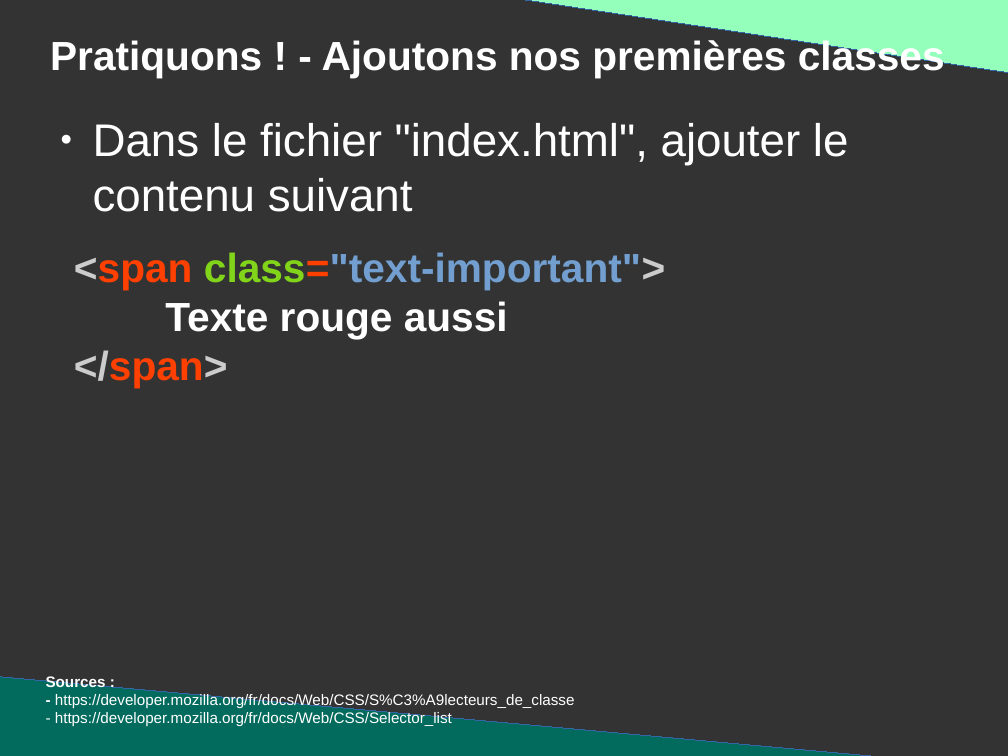
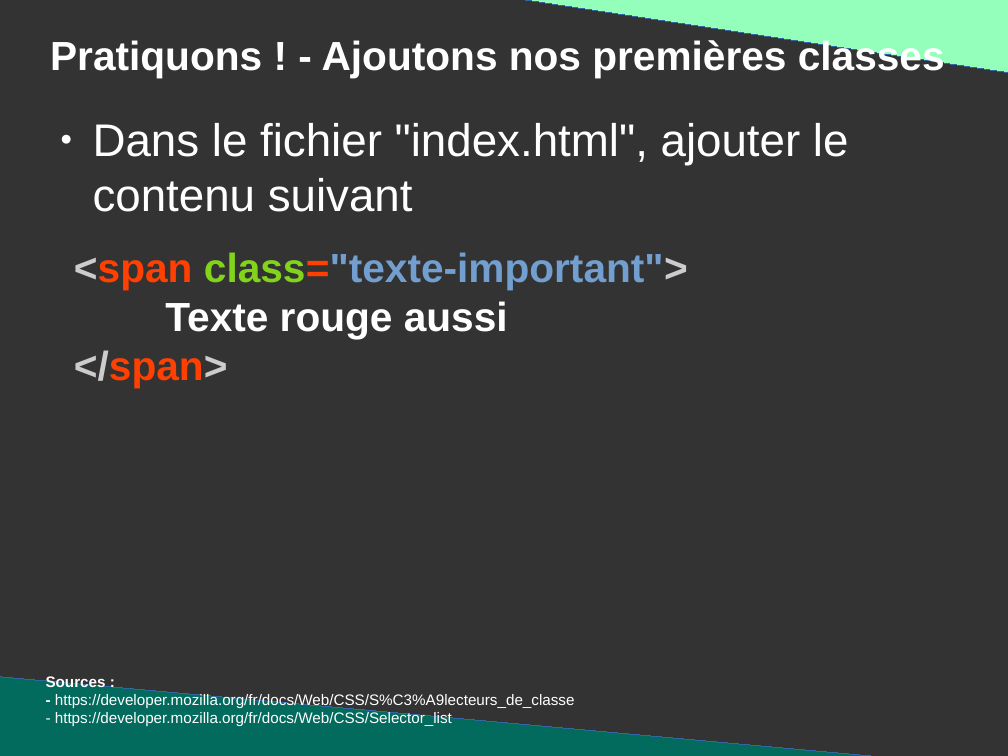
Before and after one commit to DanYellow/presentations, a slide deck: slide 85 of mmi/html/travaux-pratiques/numero-1/presentation.odp. Drawn at 1008x756 pixels with LibreOffice and Linux fonts; fonts in the diff are those of the drawing. Boxes give left, top, right and bottom in pixels: in the first picture for what was removed or moved away, otherwise in the second. Text is boxed around its words. In the diff, an @@ line names an element or a change of style, - is before the commit and + after.

```diff
--- a/mmi/html/travaux-pratiques/numero-1/presentation.odp
+++ b/mmi/html/travaux-pratiques/numero-1/presentation.odp
@@ text at <box>74,252,688,290</box>: text changed @@
-<span class="text-important">
+<span class="texte-important">
```
Also in this commit, not shown: 6 other slides changed, 8 other files.
